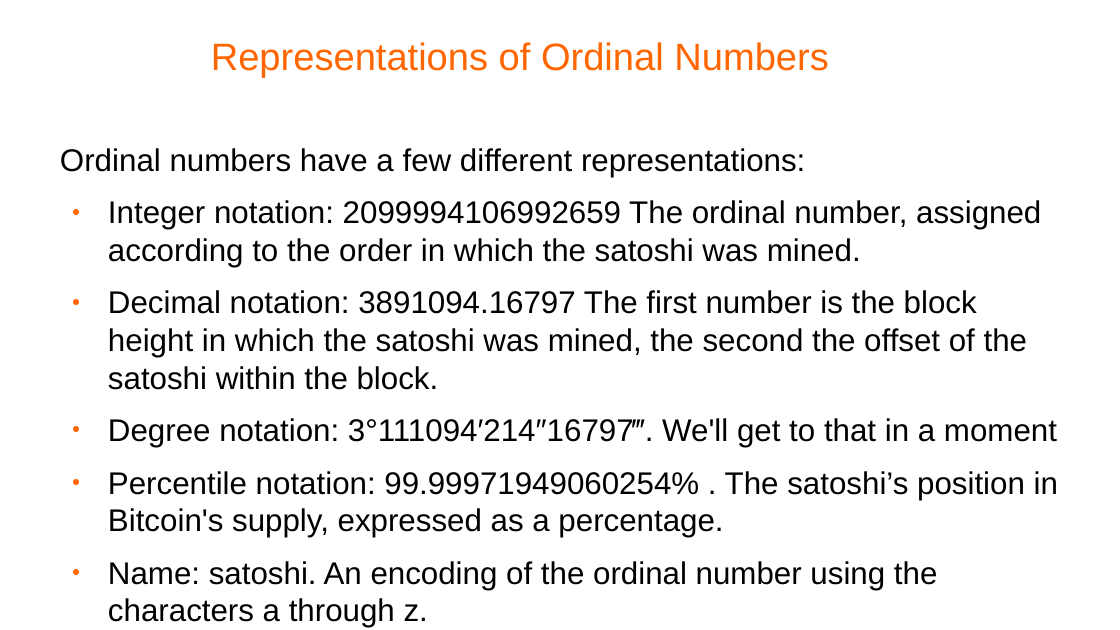
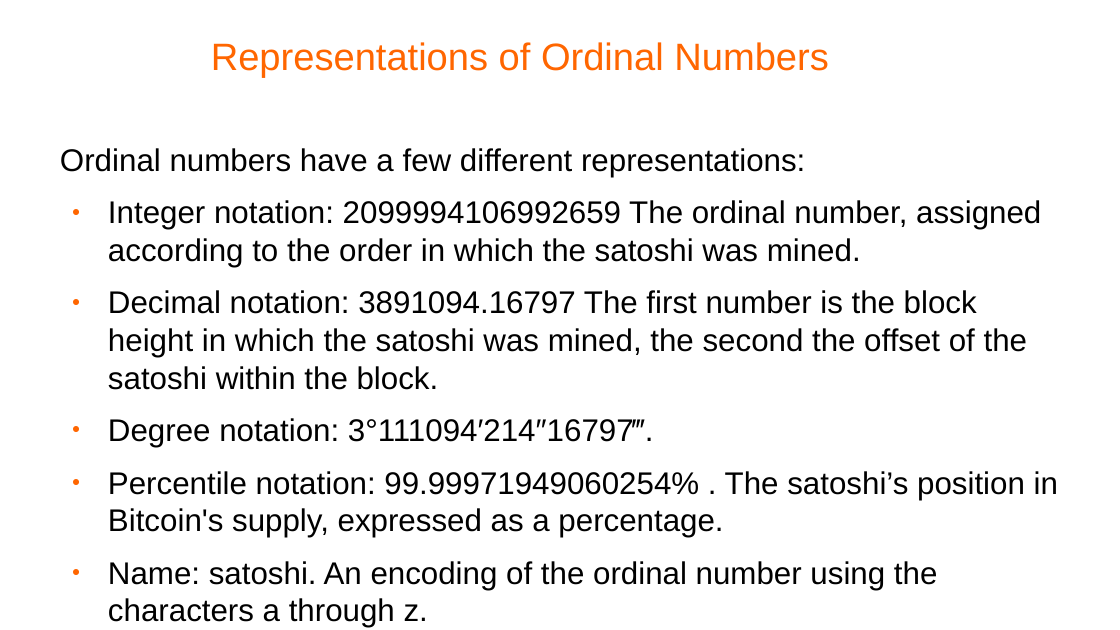
Before and after one commit to ranaahsanansar/BlcokchainTraning, a slide deck: slide 4 of FinalProject/BTC NFT Ordinal Protocol.odp. Drawn at 1120x630 pixels with LibreOffice and Linux fonts; fonts in the diff are those of the drawing; background and template pictures are left out. Boxes give left, top, right and bottom in pixels: in the first picture for what was removed or moved away, otherwise in the second. Text is boxed around its words. In the diff, an @@ line names an element or a change of style, - is before the commit and + after.

```diff
--- a/FinalProject/BTC NFT Ordinal Protocol.odp
+++ b/FinalProject/BTC NFT Ordinal Protocol.odp
@@ text at bbox=[108, 418, 654, 447]: text changed @@
-● Degree notation: 3°111094′214″16797‴. We'll get to that in a moment
+● Degree notation: 3°111094′214″16797‴.
```
Also in this commit, not shown: 2 other slides changed, 10 other files.
